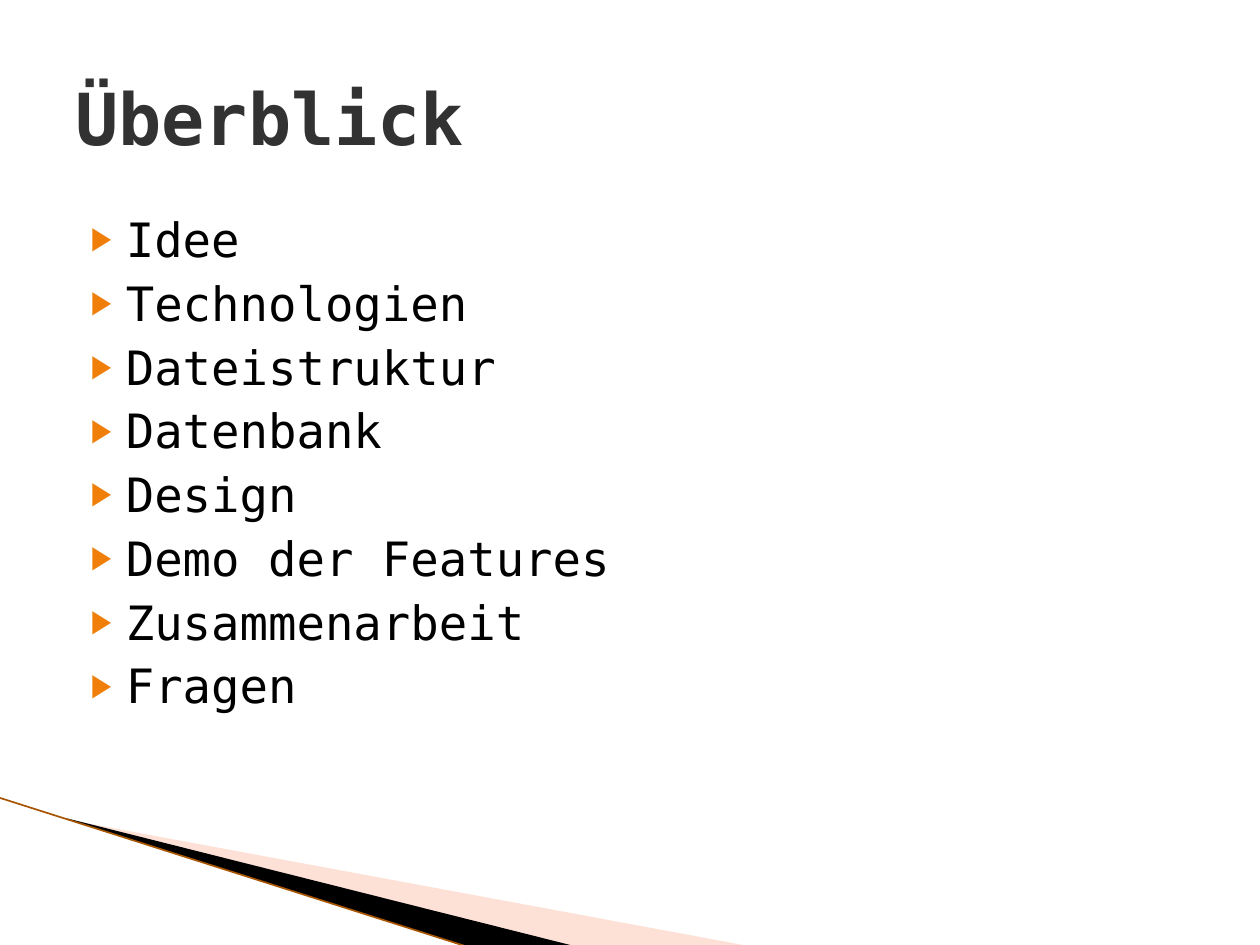
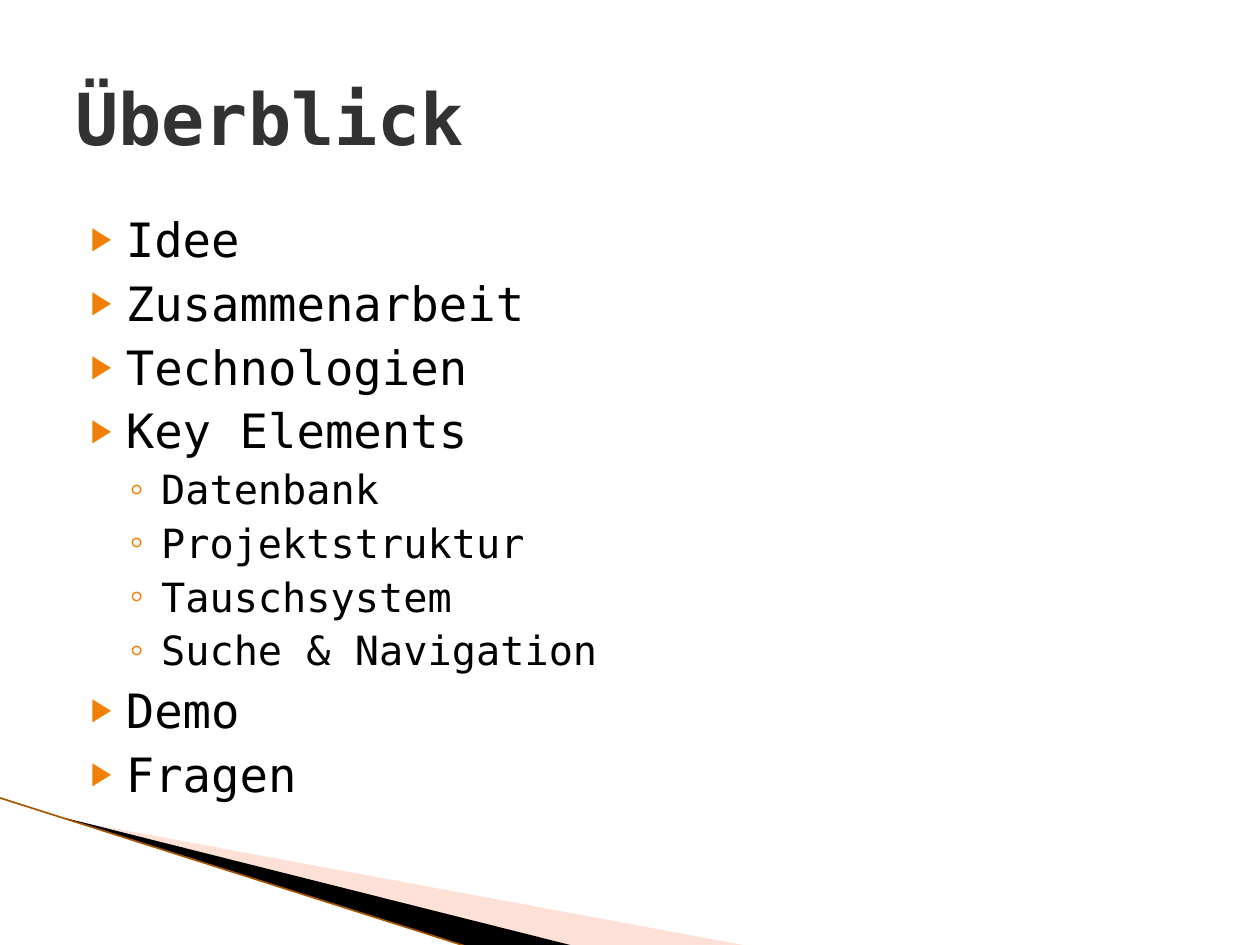
Before and after one commit to pvbergen/ch.bfh.bti7054.w2014.p.ShareShop, a slide deck: slide 2 of doc/sharely Präsentation.pptx. Drawn at 1260x945 pixels with LibreOffice and Linux fonts; fonts in the diff are those of the drawing; background and template pictures are left out. Boxes give left, top, right and bottom in pixels: in the first picture for what was removed or moved away, otherwise in the second. Text is boxed around its words. In the diff, an @@ line names an element or a change of style, - is before the commit and + after.

```diff
--- a/doc/sharely Präsentation.pptx
+++ b/doc/sharely Präsentation.pptx
@@ text at (x1=126, y1=285, x2=524, y2=322): paragraph added @@
+▶ Zusammenarbeit
@@ text at (x1=126, y1=411, x2=468, y2=458): text changed @@
-▶ Dateistruktur
+▶ Key Elements
@@ text at (x1=161, y1=473, x2=379, y2=505): size 27 to 23 pt in "Datenbank"; bullet ▶ to ◦; list level 1 to 2 in "Datenbank" @@
@@ text at (x1=126, y1=527, x2=597, y2=729): text changed; size 27 to 23 pt @@
-▶ Design
-▶ Demo der Features
-▶ Zusammenarbeit
+  ◦ Projektstruktur
+  ◦ Tauschsystem
+  ◦ Suche & Navigation
+▶ Demo
```
Also in this commit, not shown: 2 other slides changed, 4 slides added, 3 slides removed, 6 other files.
